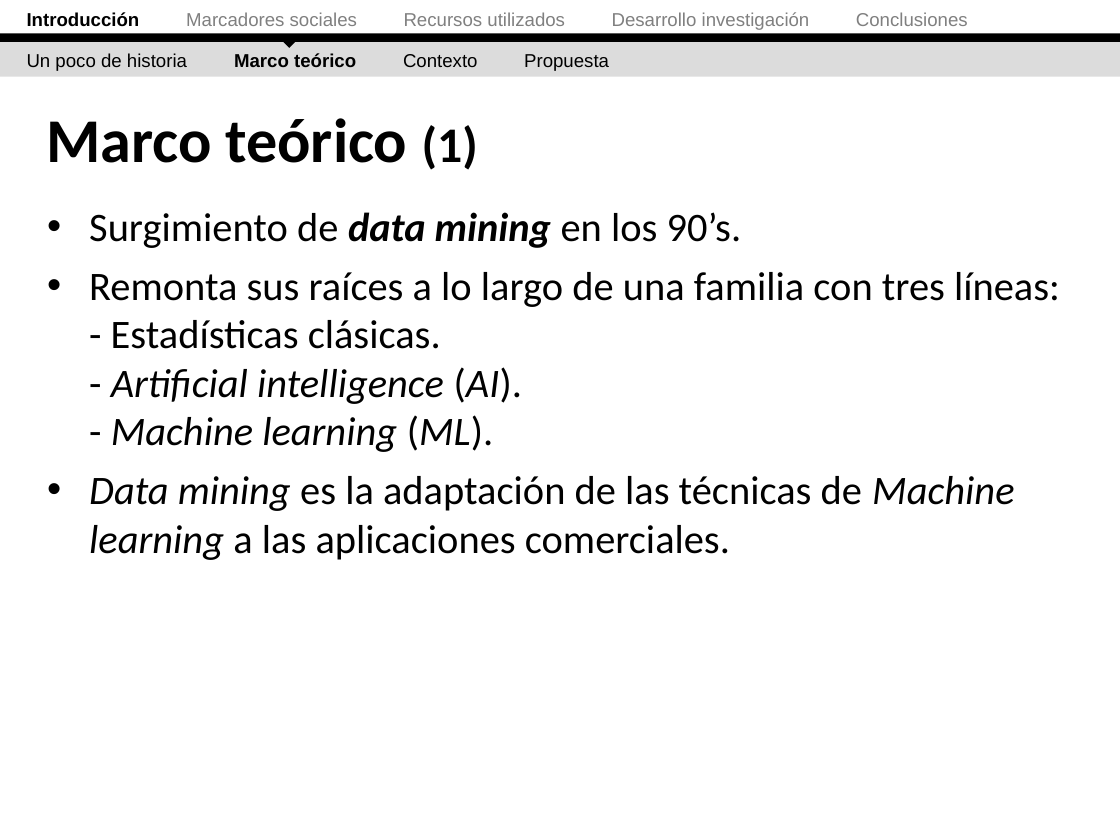
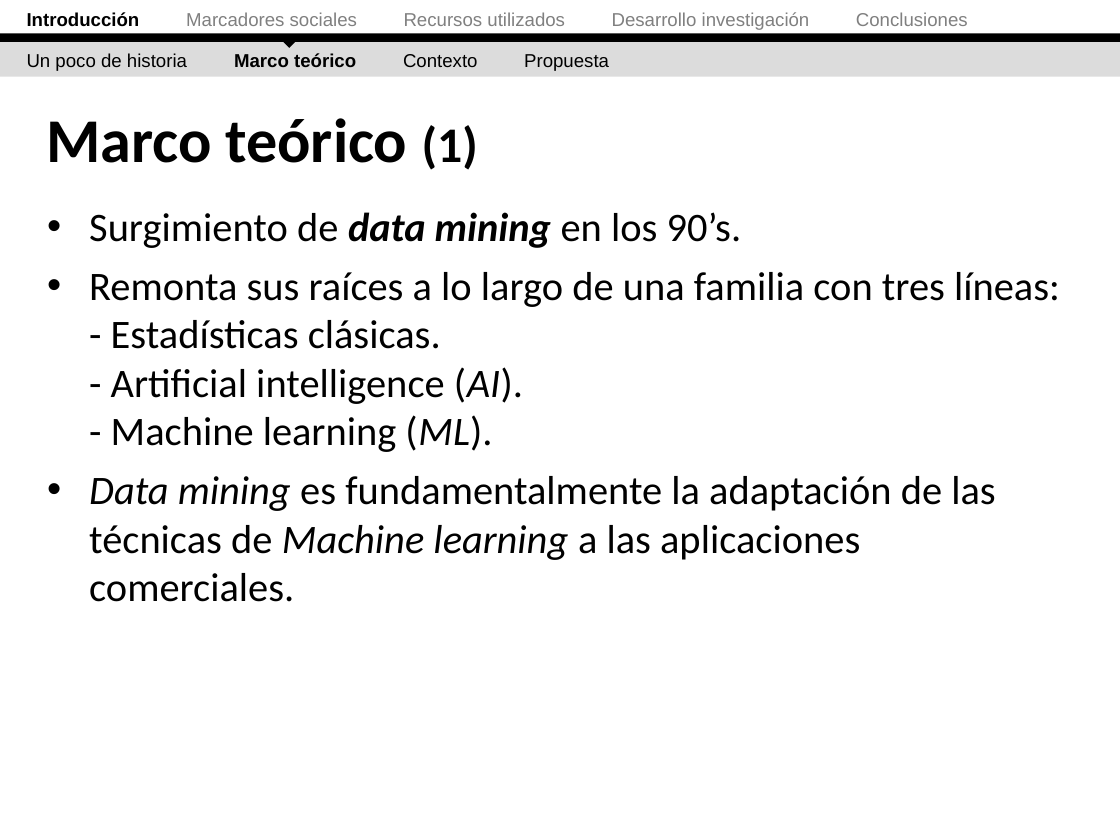
Before and after one commit to ak907kenai/nicotournetesis, a slide deck: slide 5 of docs_trunk/Presentación/Nicolás Tourné - Presentación Tesis (v2.1).ppt. Drawn at 1120x840 pixels with LibreOffice and Linux fonts; fonts in the diff are those of the drawing. Boxes give left, top, right and bottom in pixels: in the first picture for what was removed or moved away, otherwise in the second. Text is boxed around its words. In the diff, an @@ line names an element or a change of style, - is before the commit and + after.

```diff
--- a/docs_trunk/Presentación/Nicolás Tourné - Presentación Tesis (v2.1).ppt
+++ b/docs_trunk/Presentación/Nicolás Tourné - Presentación Tesis (v2.1).ppt
@@ text at box(89, 272, 1060, 452): italic off in "Artificial intelligence Machine learning" @@
@@ text at box(89, 476, 995, 602): text changed @@
-• Data mining es la adaptación de las técnicas de Machine learning a las aplicaciones comerciales.
+• Data mining es fundamentalmente la adaptación de las técnicas de Machine learning a las aplicaciones comerciales.
```
Also in this commit, not shown: 13 other slides changed, 4 slides added, 1 other file.
